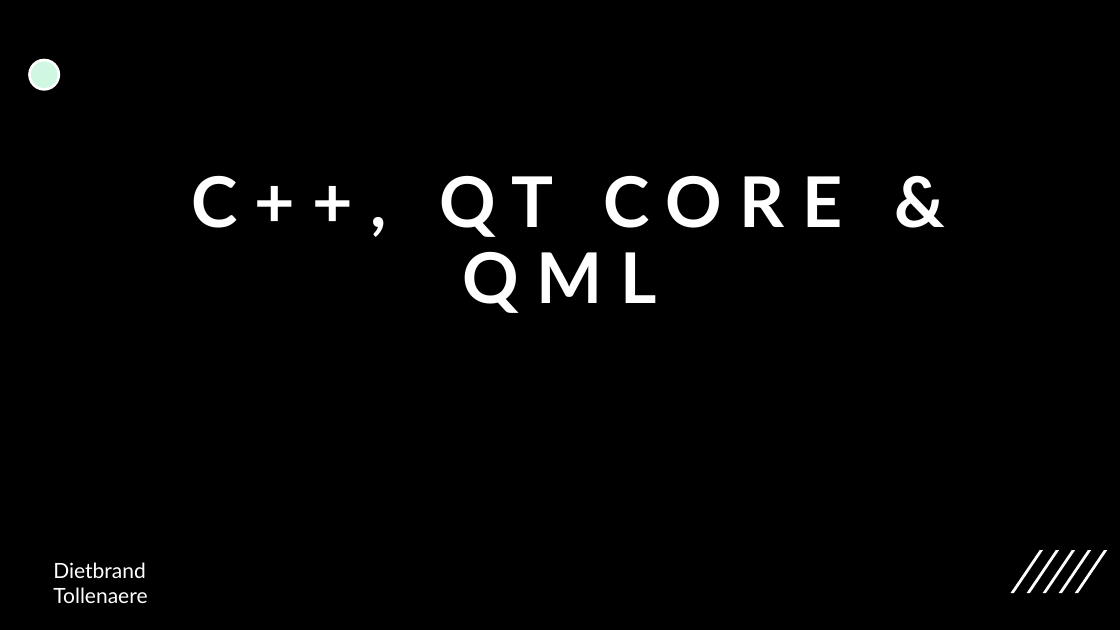
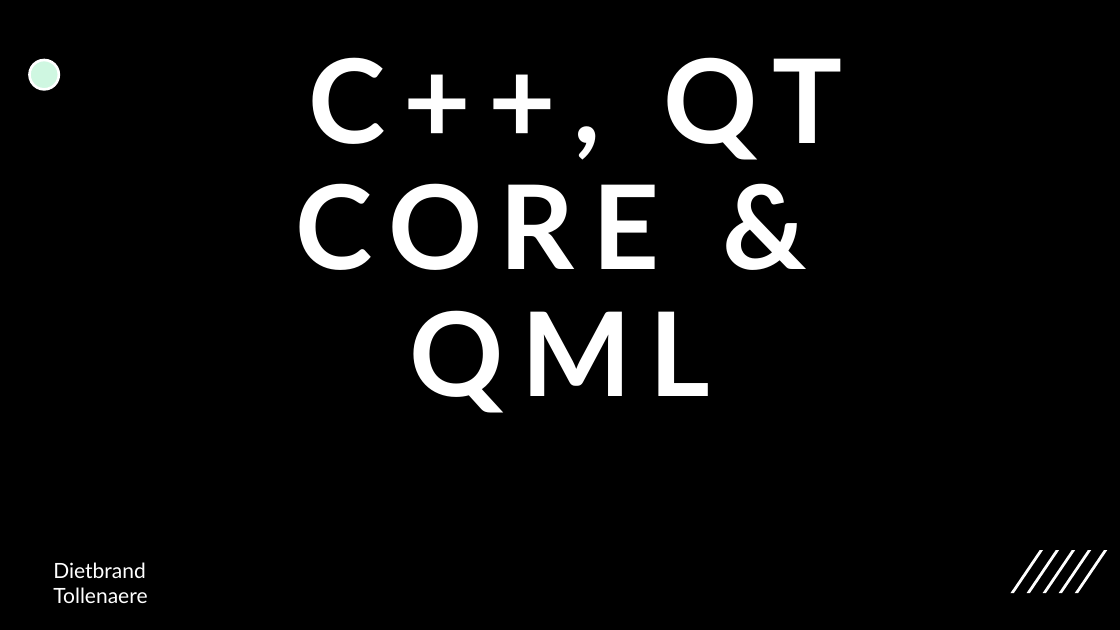
Before and after one commit to dietbrand/graduaatsproef, a slide deck: slide 1 of docs/graduaatsproef_presentatie.pptx. Drawn at 1120x630 pixels with LibreOffice and Linux fonts; fonts in the diff are those of the drawing. Boxes give left, top, right and bottom in pixels: in the first picture for what was removed or moved away, otherwise in the second. Text is boxed around its words. In the diff, an @@ line names an element or a change of style, - is before the commit and + after.

```diff
--- a/docs/graduaatsproef_presentatie.pptx
+++ b/docs/graduaatsproef_presentatie.pptx
@@ title "C++, QT CORE & QML" at (x1=295, y1=57, x2=843, y2=413): size 60 to 100 pt @@
```
Also in this commit, not shown: 4 other slides changed.
